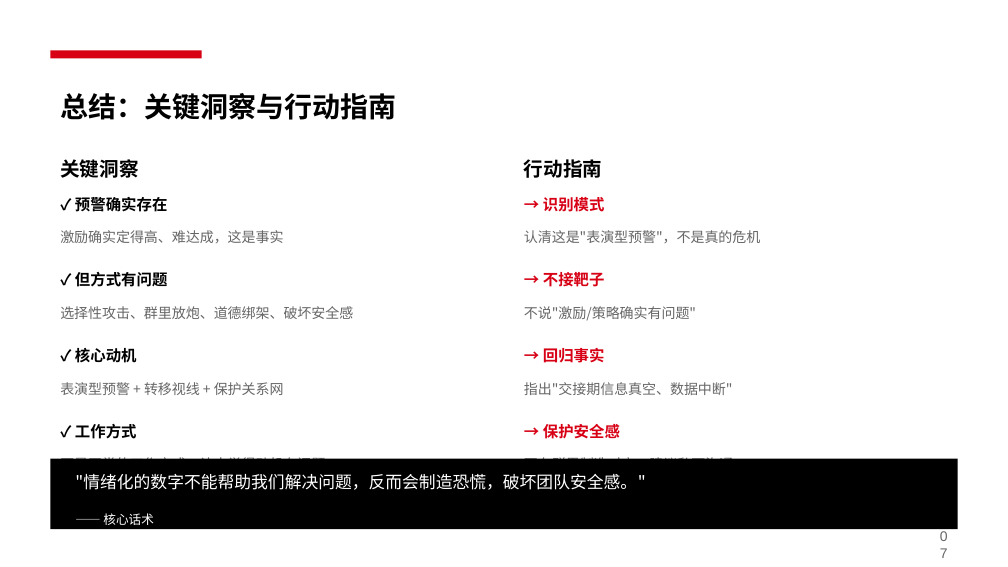
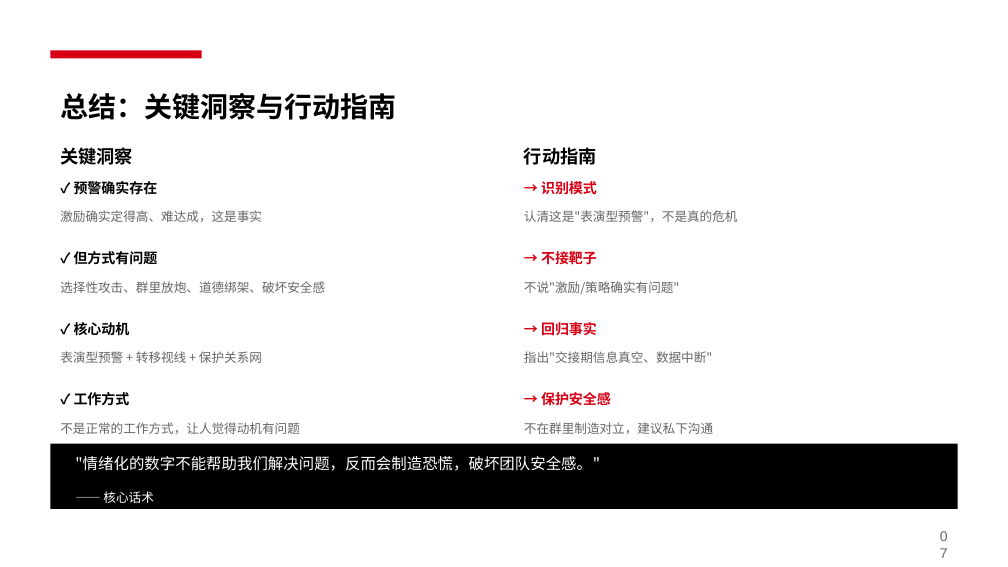
Before and after one commit to sundanian1991/openmino, a slide deck: slide 7 of slides/output/如何应对职场带节奏-v5-clean.pptx. Drawn at 1008x567 pixels with LibreOffice and Linux fonts; fonts in the diff are those of the drawing. Boxes give left, top, right and bottom in pixels: in the first picture for what was removed or moved away, otherwise in the second. Text is boxed around its words. In the diff, an @@ line names an element or a change of style, - is before the commit and + after.

Commit message:
fix: 调整排版间距，优化呼吸感
- 封面：标题从 40 号字→36 号，整体布局更紧凑
- 目录：章节间距从 0.95→0.85
- 事件回顾：表头和内容高度收紧，行距从 0.65→0.55
- 行为模式：卡片高度调整，字号从 9/10/12→8/9/11，底部总结简化为线条
- 动机分析：每项间距从 0.95→1.05，增加呼吸感
- 应对策略：卡片高度从 1.8→1.9，REACT 框架间距优化
- 总结页：左右内容间距从 0.75→0.7，金句卡片上移

```diff
--- a/slides/output/如何应对职场带节奏-v5-clean.pptx
+++ b/slides/output/如何应对职场带节奏-v5-clean.pptx
@@ text "关键洞察" at [60, 147, 133, 165]: size 14 to 13 pt @@
@@ text "关键洞察": place and size @@
-text "关键洞察" at [60, 159, 138, 178]
+text "关键洞察" at [60, 147, 133, 165]
@@ text "行动指南": place and size @@
-text "行动指南" at [524, 159, 602, 178]
+text "行动指南" at [524, 147, 597, 165]
@@ text "行动指南" at [524, 147, 597, 165]: size 14 to 13 pt @@
@@ text "✓ 预警确实存在": place and size @@
-text "✓ 预警确实存在" at [75, 197, 168, 212]
+text "✓ 预警确实存在" at [74, 179, 158, 197]
@@ text "→ 识别模式": place and size @@
-text "→ 识别模式" at [543, 197, 605, 212]
+text "→ 识别模式" at [541, 181, 597, 194]
@@ text "激励确实定得高、难达成，这是事实": place and size @@
-text "激励确实定得高、难达成，这是事实" at [60, 230, 283, 243]
+text "激励确实定得高、难达成，这是事实" at [60, 210, 262, 222]
@@ text "认清这是"表演型预警"，不是真的危机": place and size @@
-text "认清这是"表演型预警"，不是真的危机" at [524, 230, 760, 243]
+text "认清这是"表演型预警"，不是真的危机" at [524, 210, 738, 222]
@@ 3 texts: place and size @@
-3 texts at [75, 272, 605, 525]
+3 texts at [74, 251, 597, 503]
@@ text "选择性攻击、群里放炮、道德绑架、破坏安全感": place and size @@
-text "选择性攻击、群里放炮、道德绑架、破坏安全感" at [60, 306, 353, 319]
+text "选择性攻击、群里放炮、道德绑架、破坏安全感" at [60, 281, 325, 293]
@@ text "不说"激励/策略确实有问题"": place and size @@
-text "不说"激励/策略确实有问题"" at [524, 306, 696, 320]
+text "不说"激励/策略确实有问题"" at [524, 281, 679, 294]
@@ text "✓ 核心动机": place and size @@
-text "✓ 核心动机" at [75, 348, 137, 363]
+text "✓ 核心动机" at [74, 322, 130, 336]
@@ text "→ 回归事实": place and size @@
-text "→ 回归事实" at [543, 348, 605, 363]
+text "→ 回归事实" at [541, 322, 597, 335]
@@ text "表演型预警 + 转移视线 + 保护关系网": place and size @@
-text "表演型预警 + 转移视线 + 保护关系网" at [60, 382, 284, 395]
+text "表演型预警 + 转移视线 + 保护关系网" at [60, 351, 262, 363]
@@ text "指出"交接期信息真空、数据中断"": place and size @@
-text "指出"交接期信息真空、数据中断"" at [524, 382, 732, 395]
+text "指出"交接期信息真空、数据中断"" at [524, 351, 712, 363]
@@ size 11 to 10 pt in 8 elements at [541, 181, 597, 194], [74, 179, 158, 197], [541, 251, 597, 265], [74, 251, 158, 264], [541, 322, 597, 335], [74, 322, 130, 336], [541, 392, 611, 405], [74, 392, 130, 406] @@
@@ text "✓ 工作方式": place and size @@
-text "✓ 工作方式" at [75, 424, 137, 439]
+text "✓ 工作方式" at [74, 392, 130, 406]
@@ text "→ 保护安全感": place and size @@
-text "→ 保护安全感" at [543, 424, 620, 439]
+text "→ 保护安全感" at [541, 392, 611, 405]
@@ size 10 to 9 pt in 8 elements at [524, 210, 738, 222], [60, 210, 262, 222], [524, 281, 679, 294], [60, 281, 325, 293], [524, 351, 712, 363], [60, 351, 262, 363], [524, 422, 713, 434], [60, 422, 300, 434] @@
@@ text "不是正常的工作方式，让人觉得动机有问题": place and size @@
-text "不是正常的工作方式，让人觉得动机有问题" at [60, 456, 325, 459]
+text "不是正常的工作方式，让人觉得动机有问题" at [60, 422, 300, 434]
@@ text "不在群里制造对立，建议私下沟通": place and size @@
-text "不在群里制造对立，建议私下沟通" at [524, 456, 733, 459]
+text "不在群里制造对立，建议私下沟通" at [524, 422, 713, 434]
@@ rectangle: place and size @@
-rectangle at [50, 459, 958, 529]
+rectangle at [50, 444, 958, 509]
@@ text ""情绪化的数字不能帮助我们解决问题，反而会制造恐慌，破坏团队安全感。"": place and size @@
-text ""情绪化的数字不能帮助我们解决问题，反而会制造恐慌，破坏团队安全感。"" at [75, 474, 645, 490]
+text ""情绪化的数字不能帮助我们解决问题，反而会制造恐慌，破坏团队安全感。"" at [75, 456, 600, 471]
@@ text ""情绪化的数字不能帮助我们解决问题，反而会制造恐慌，破坏团队安全感。"" at [75, 456, 600, 471]: size 12 to 11 pt @@
```
Also in this commit, not shown: 6 other slides changed, 7 other files.
